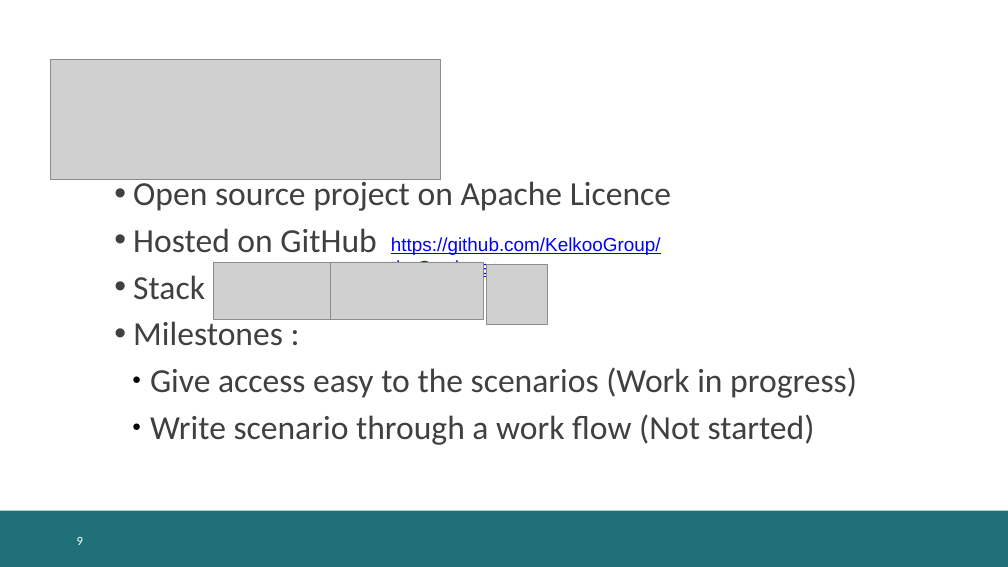
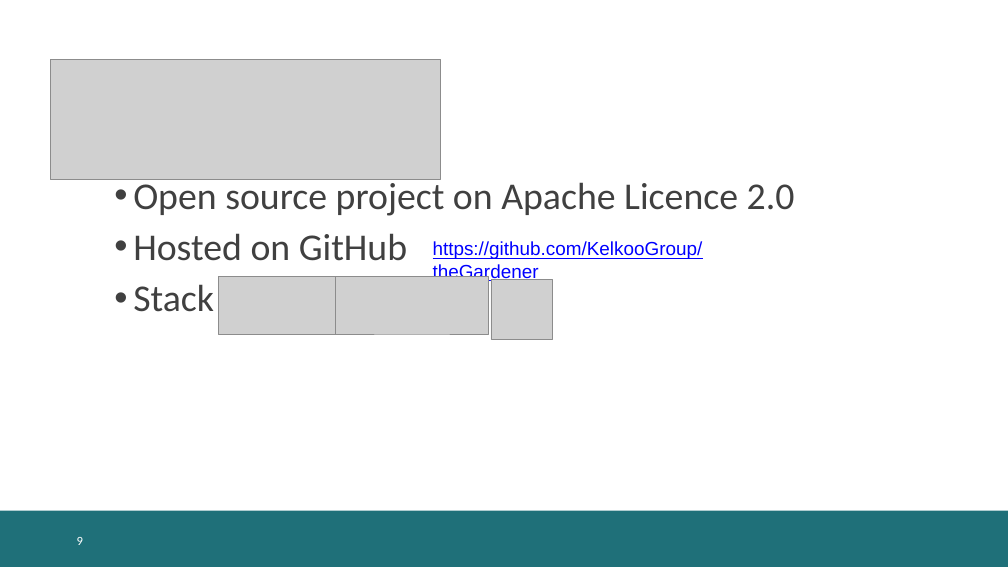
Before and after one commit to KelkooGroup/theGardener, a slide deck: slide 9 of doc/BDD_TheGardener_in_a_nutshell.pptx. Drawn at 1008x567 pixels with LibreOffice and Linux fonts; fonts in the diff are those of the drawing; grey boxes stand for pictures; background and template pictures are left out. Boxes give left, top, right and bottom in pixels: in the first picture for what was removed or moved away, otherwise in the second. Text is boxed around its words. In the diff, an @@ line names an element or a change of style, - is before the commit and + after.

```diff
--- a/doc/BDD_TheGardener_in_a_nutshell.pptx
+++ b/doc/BDD_TheGardener_in_a_nutshell.pptx
@@ text at box(133, 177, 795, 216): text changed; size 32 to 36 pt @@
-• Open source project on Apache Licence
+• Open source project on Apache Licence 2.0
@@ text at box(133, 233, 407, 312): size 32 to 36 pt in "Hosted on GitHub", "Stack" @@
@@ text "https://github.com/KelkooGroup/theGardener": place and size @@
-text "https://github.com/KelkooGroup/theGardener" at box(391, 237, 661, 278)
+text "https://github.com/KelkooGroup/theGardener" at box(433, 241, 703, 283)
@@ 3 pictures: place and size @@
-3 pictures at box(214, 262, 548, 324)
+3 pictures at box(219, 277, 552, 340)
@@ text at box(133, 318, 857, 445): paragraphs removed @@
-• Milestones :
-  ● Give access easy to the scenarios (Work in progress)
-  ● Write scenario through a work flow (Not started)
```
Also in this commit, not shown: 7 other slides changed, 3 slides added, 2 slides removed, 2 other files.
